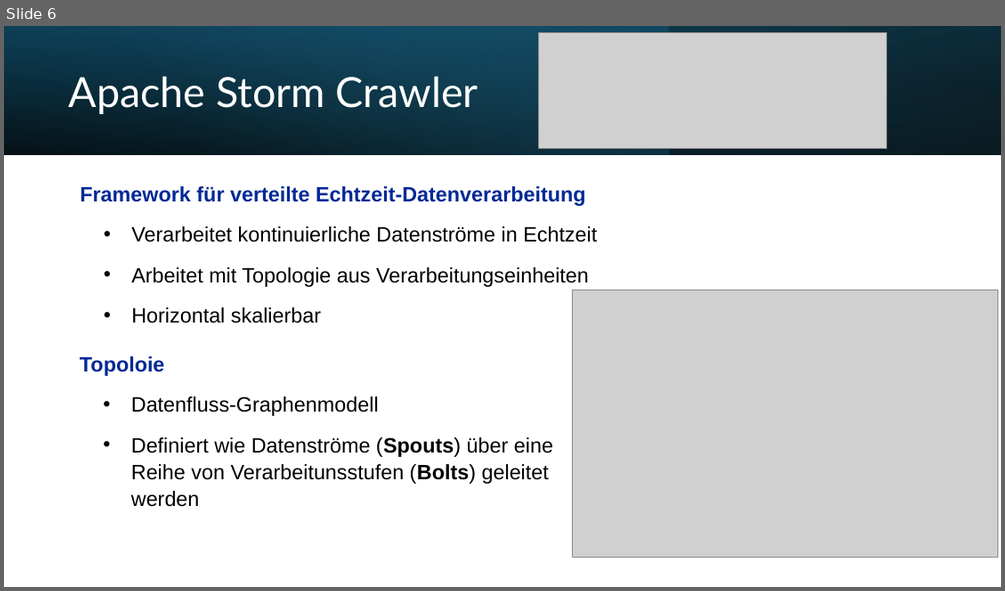
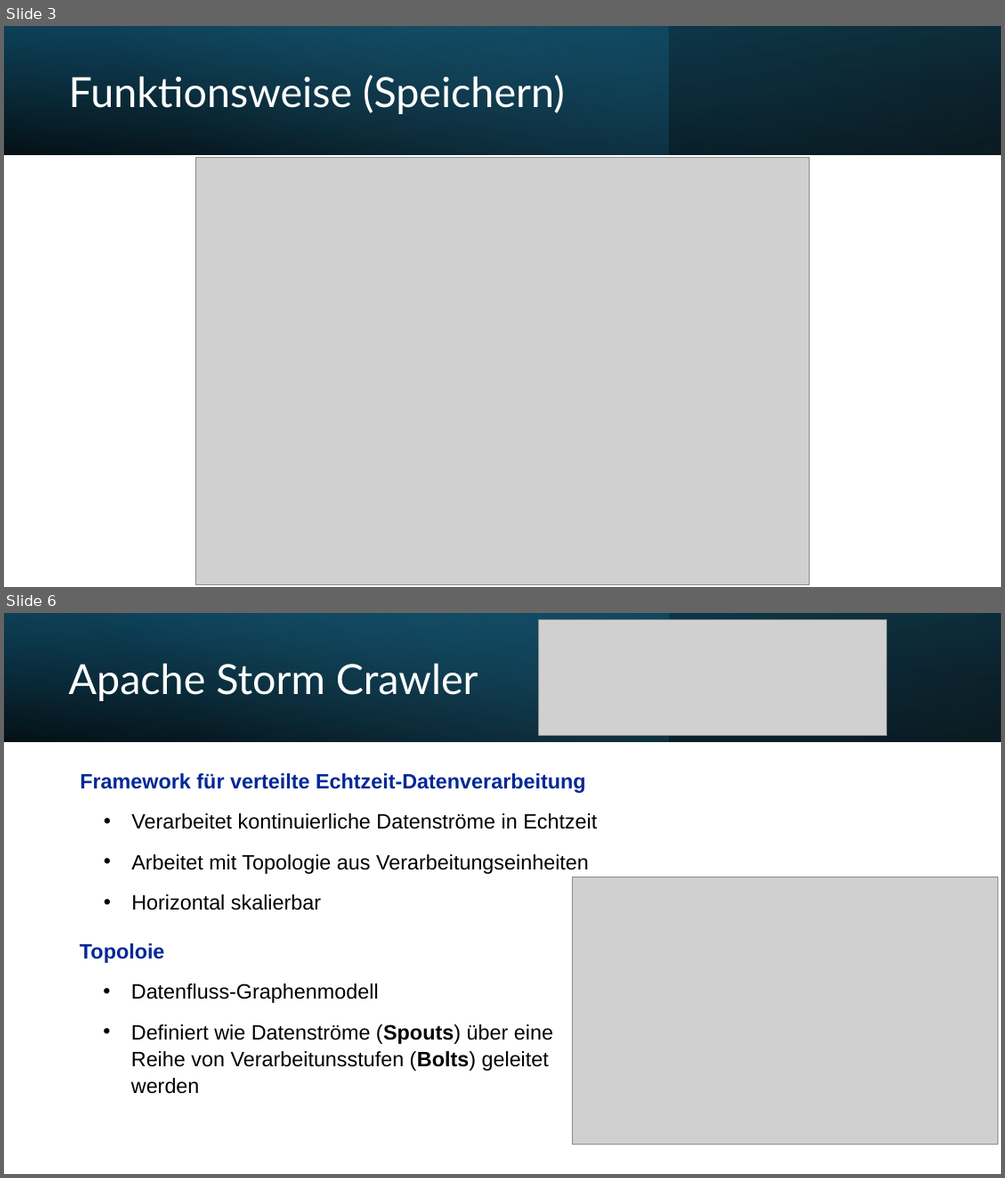
Before and after one commit to lroskn/praesi, a slide deck: Endergebnis.pptx. Shown one above the other, each under a label of ours: slide 6 before the commit, slides 3 and 6 after it; the slides between them are not shown. The pictures are 1005x591 and 1005x1178 pixels, drawn with LibreOffice and Linux fonts; fonts in the diff are those of the drawing; grey boxes stand for pictures. Boxes give left, top, right and bottom in pixels: in the first picture for what was removed or moved away, otherwise in the second. Text is boxed around its words. In the diff, an @@ line names an element or a change of style, - is before the commit and + after.

```diff
--- a/Endergebnis.pptx
+++ b/Endergebnis.pptx
@@ slide 3 added at box(4, 26, 1001, 587), background #FFFFFF @@
@@ rectangle added at box(4, 26, 1001, 155), fill gradient #000000 to #104862 @@
@@ rectangle added at box(4, 26, 669, 155), fill gradient #156082 to #46B1E1 @@
@@ rectangle added at box(4, 26, 1001, 155), fill gradient #000000 to #156082 @@
@@ title added at box(69, 75, 565, 114), 40 pt, text #FFFFFF @@
+Funktionsweise (Speichern)
@@ picture added at box(196, 157, 809, 585) @@
```
Also in this commit, not shown: 1 slide changed, 3 other slides added, 4 slides removed.
